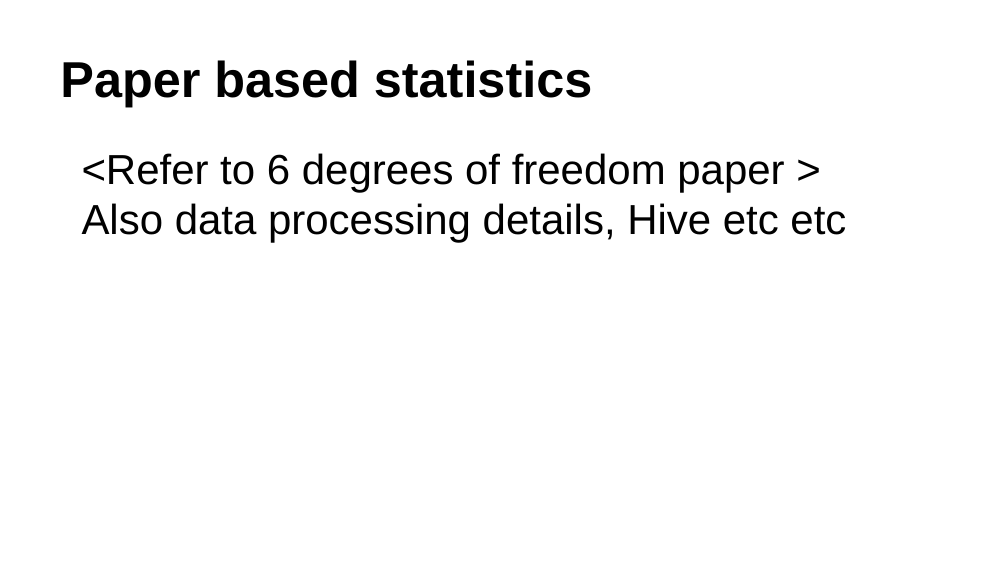
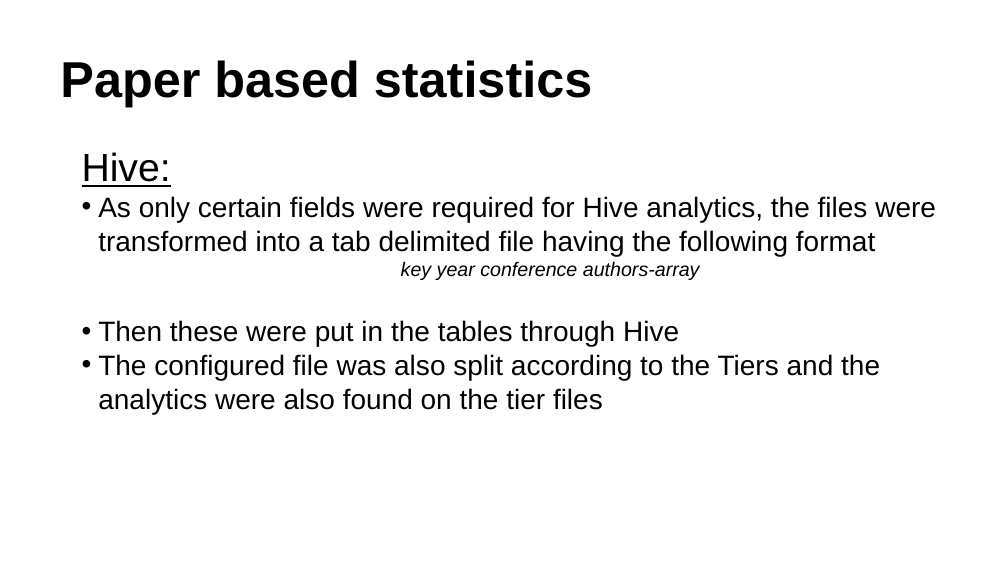
Before and after one commit to ag3859/RTBDProject, a slide deck: slide 17 of RTBD.pptx. Drawn at 1008x567 pixels with LibreOffice and Linux fonts; fonts in the diff are those of the drawing. Boxes give left, top, right and bottom in pixels: in the first picture for what was removed or moved away, otherwise in the second. Text is boxed around its words. In the diff, an @@ line names an element or a change of style, - is before the commit and + after.

```diff
--- a/RTBD.pptx
+++ b/RTBD.pptx
@@ text at [82, 152, 936, 414]: text changed; size 30 to 20 pt @@
-<Refer to 6 degrees of freedom paper >
-Also data processing details, Hive etc etc
+Hive:
+• As only certain fields were required for Hive analytics, the files were transformed into a tab delimited file having the following format
+key year conference authors-array
+• Then these were put in the tables through Hive
+• The configured file was also split according to the Tiers and the analytics were also found on the tier files
```
Also in this commit, not shown: 6 other slides changed, 1 slide added, 21 other files.
